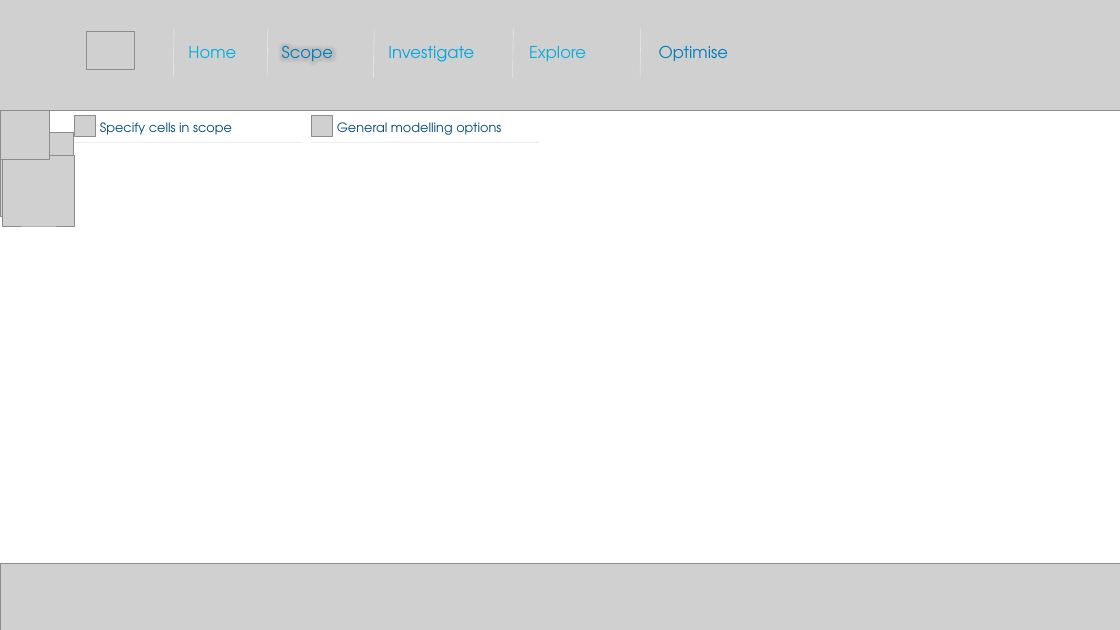
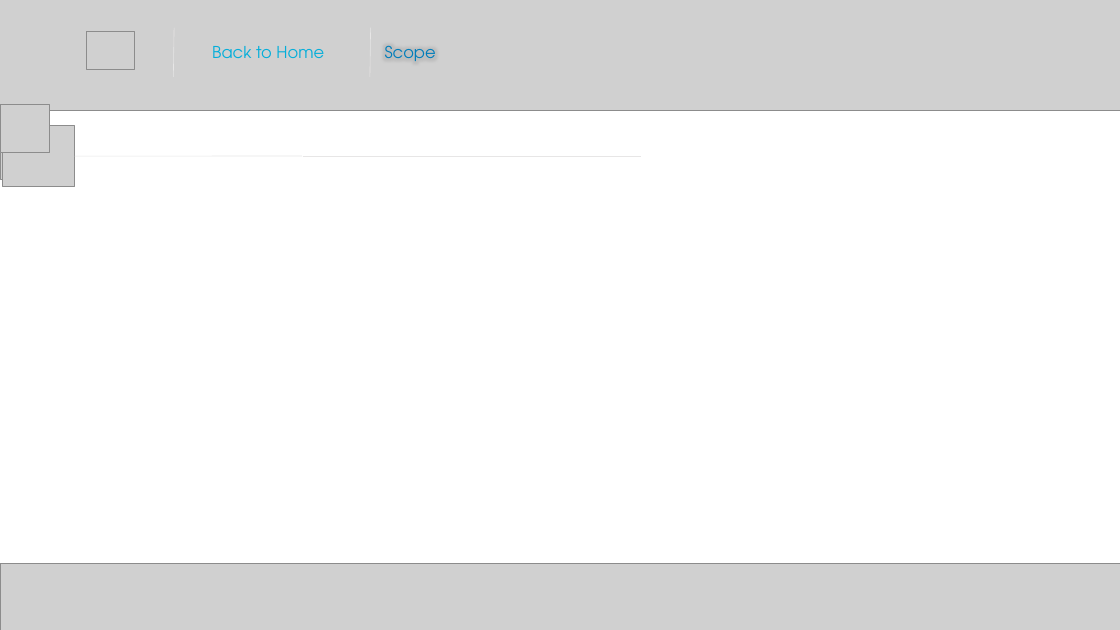
Before and after one commit to andhdo/0001_Eg_Unilever, a slide deck: slide 3 of unlvr_viz/new_design/ppt/Final_F.pptx. Drawn at 1120x630 pixels with LibreOffice and Linux fonts; fonts in the diff are those of the drawing; grey boxes stand for pictures. Boxes give left, top, right and bottom in pixels: in the first picture for what was removed or moved away, otherwise in the second. Text is boxed around its words. In the diff, an @@ line names an element or a change of style, - is before the commit and + after.

```diff
--- a/unlvr_viz/new_design/ppt/Final_F.pptx
+++ b/unlvr_viz/new_design/ppt/Final_F.pptx
@@ line moved from (267, 77) - (268, 28) to (370, 77) - (371, 28) @@
@@ line removed from (640, 77) to (641, 29) @@
@@ text at box(212, 46, 324, 58): text changed @@
-Home
+Back to Home
@@ text "Scope": place and size @@
-text "Scope" at box(282, 45, 333, 61)
+text "Scope" at box(385, 45, 436, 61)
@@ text removed at box(388, 46, 474, 62) @@
-Investigate
@@ text removed at box(529, 46, 586, 61) @@
-Explore
@@ text removed at box(659, 45, 728, 61) @@
-Optimise
@@ picture: place and size @@
-picture at box(0, 111, 50, 160)
+picture at box(0, 104, 50, 153)
@@ picture removed at box(75, 116, 96, 137) @@
@@ picture removed at box(312, 116, 333, 137) @@
@@ picture: place and size @@
-picture at box(0, 132, 73, 217)
+picture at box(0, 126, 63, 180)
@@ picture: place and size @@
-picture at box(3, 156, 74, 226)
+picture at box(3, 126, 74, 187)
@@ text removed at box(100, 122, 232, 135) @@
-Specify cells in scope
@@ text removed at box(337, 122, 501, 135) @@
-General modelling options
@@ line moved from (75, 142) - (302, 142) to (75, 156) - (302, 156) @@
@@ line moved from (312, 142) - (539, 142) to (302, 156) - (641, 156) @@
```
Also in this commit, not shown: 4 other slides changed, 45 other files.
